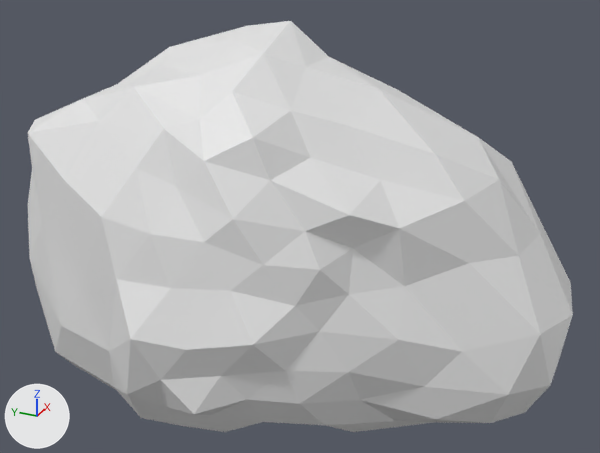
A saved change to the Blender file Assets/THE LEVEL FOLDER/crock.blend.
Before and after are seen from a 50 mm lens placed at (-8.01, -3.92, 4.24), pointed at (0.08, -0.28, 0.19). The axes (+X, +Y, +Z) are drawn at lower left. The lights are the same throughout.

Before the edit, the objects in view are built like this:
```python
me_icosphere = bpy.data.meshes.new('Icosphere')
me_icosphere.from_pydata(...)  # 162 vertices, 320 faces; spans x -2.09..1.71, y -3.39..3.71, z -2.35..2.43
ob_icosphere = bpy.data.objects.new('Icosphere', me_icosphere)
ob_icosphere.location = (0.0, 0.0, 0.0)
```
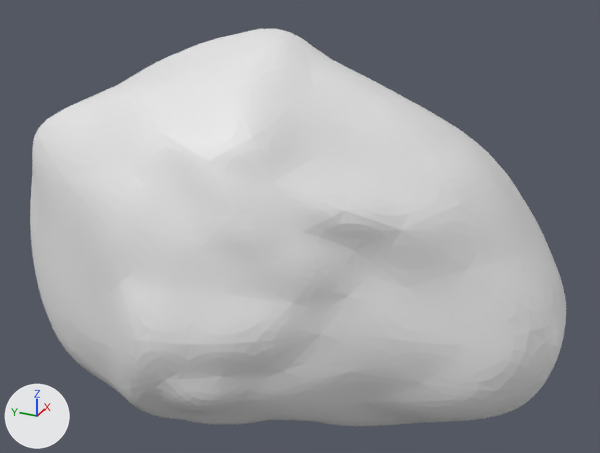
What changed in the scene script:
```text
Change ob_icosphere:
    add _m = ob_icosphere.modifiers.new('Subdivision', 'SUBSURF')
```

Changed parts and their boxes [x1, y1, x2, y2] in the pictures (600 x 453 px):
'Icosphere', modifiers changed
    before: [28, 21, 573, 432]
    after: [30, 28, 566, 426]
